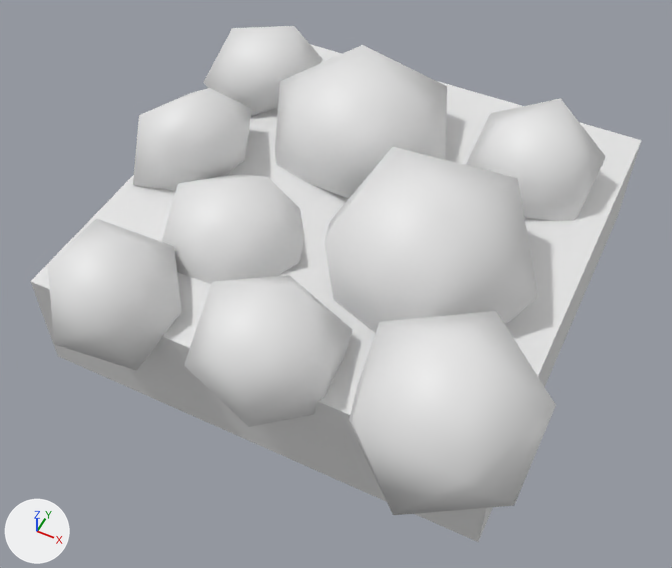
What one commit did to the OBJ model MWDF Project/MasterworkDwarfFortress/Utilities/Armok Vision/Armok Vision_Data/StreamingAssets/TileMeshes/PEBBLES.obj.
The view is the same before and after, from a 50 mm lens placed at (1.25, -2.72, 3.33), pointed at (0.05, -0.31, 0.32). The lights are fixed; the arrows at lower left show +X, +Y and +Z. Where no turn or scale is listed for an object, it has been applied to the vertices.

In view in the first picture: 'PEBBLES'.
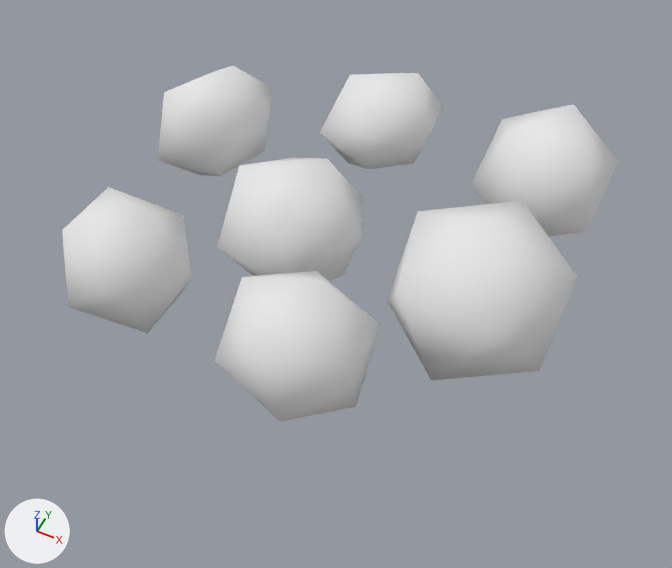
Where the change shows, as pixel boxes (x1, y1, x2, y2) in the pictures (672 x 568 px; the box of a moved part takes in the faces that stretch with it):
'PEBBLES', reshaped (9% narrower, 31% shorter): before (30, 26, 641, 542); after (62, 66, 619, 422)
part 1 of me_pebbles, moved or reshaped: before (162, 174, 304, 284); after (217, 157, 363, 280)
part 2 of me_pebbles, moved or reshaped: before (466, 98, 606, 221); after (471, 104, 619, 237)
part 3 of me_pebbles, moved or reshaped: before (133, 88, 252, 191); after (158, 66, 272, 176)
part 4 of me_pebbles, moved or reshaped: before (184, 275, 353, 427); after (214, 271, 381, 422)
part 5 of me_pebbles, moved or reshaped: before (349, 311, 556, 515); after (387, 201, 577, 380)
part 6 of me_pebbles, moved or reshaped: before (48, 219, 182, 371); after (62, 187, 191, 333)
part 7 of me_pebbles, moved or reshaped: before (203, 26, 323, 116); after (320, 73, 443, 169)
part 8 of me_pebbles, deleted: before (325, 147, 538, 333)
part 9 of me_pebbles, deleted: before (275, 45, 447, 198)
part 10 of me_pebbles, deleted: before (30, 44, 641, 542)

The change, as a diff of the scene's bpy script:
```diff
--- a/MWDF Project/MasterworkDwarfFortress/Utilities/Armok Vision/Armok Vision_Data/StreamingAssets/TileMeshes/PEBBLES.obj.py
+++ b/MWDF Project/MasterworkDwarfFortress/Utilities/Armok Vision/Armok Vision_Data/StreamingAssets/TileMeshes/PEBBLES.obj.py
@@ mat_default @@
+mat_default = principled_material('default')
+mat_default.base_color = (0.8, 0.8, 0.8)  # white #e7e7e7
+mat_default.roughness = 1.0
@@ me_pebbles @@
 me_pebbles.from_pydata(...)  # 116 vertices, 177 faces; spans x -1.1..1.11, y -1.24..1.0, z 0.0..0.98
 # used by ob_pebbles; location = (0.0, 0.0, 0.0)
+# me_pebbles part 1: the loose piece of 12 vertices spanning x -0.75..-0.05, y -0.71..-0.09, z 0.19..0.74 is moved by (0.17, 0.21, 0.0), in mat_default (white #e7e7e7)
+# me_pebbles part 2: the loose piece of 12 vertices spanning x 0.33..0.9, y 0.21..0.79, z 0.3..0.83 is moved by (0.06, -0.01, 0.0), in mat_default (white #e7e7e7)
+# me_pebbles part 3: the loose piece of 12 vertices spanning x -1.09..-0.54, y -0.34..0.25, z 0.26..0.87 is moved by (0.01, 0.19, 0.0), in mat_default (white #e7e7e7)
+# me_pebbles part 4: the loose piece of 12 vertices spanning x -0.2..0.33, y -1.22..-0.59, z 0.33..0.8 is moved by (0.09, 0.07, 0.0), in mat_default (white #e7e7e7)
+# me_pebbles part 5: the loose piece of 12 vertices spanning x 0.41..1.11, y -1.23..-0.53, z 0.24..0.9 is moved by (-0.1, 0.59, 0.0), in mat_default (white #e7e7e7)
+# me_pebbles part 6: the loose piece of 12 vertices spanning x -0.88..-0.33, y -1.24..-0.65, z 0.33..0.81 is moved by (-0.07, 0.17, 0.0), in mat_default (white #e7e7e7)
+# me_pebbles part 7: the loose piece of 12 vertices spanning x -1.1..-0.53, y 0.31..0.9, z 0.34..0.8 is moved by (0.69, -0.09, 0.0), in mat_default (white #e7e7e7)
+# me_pebbles part 8: the loose piece of 12 vertices spanning x -0.07..0.89, y -0.68..0.26, z 0.15..0.98 is deleted
+# me_pebbles part 9: the loose piece of 12 vertices spanning x -0.63..0.26, y -0.02..0.84, z 0.24..0.9 is deleted
+# me_pebbles part 10: the loose piece of 8 vertices spanning x -1.0..1.0, y -1.0..1.0, z 0.0..0.5 is deleted
+me_pebbles.materials.append(mat_default)  # white #e7e7e7
```
